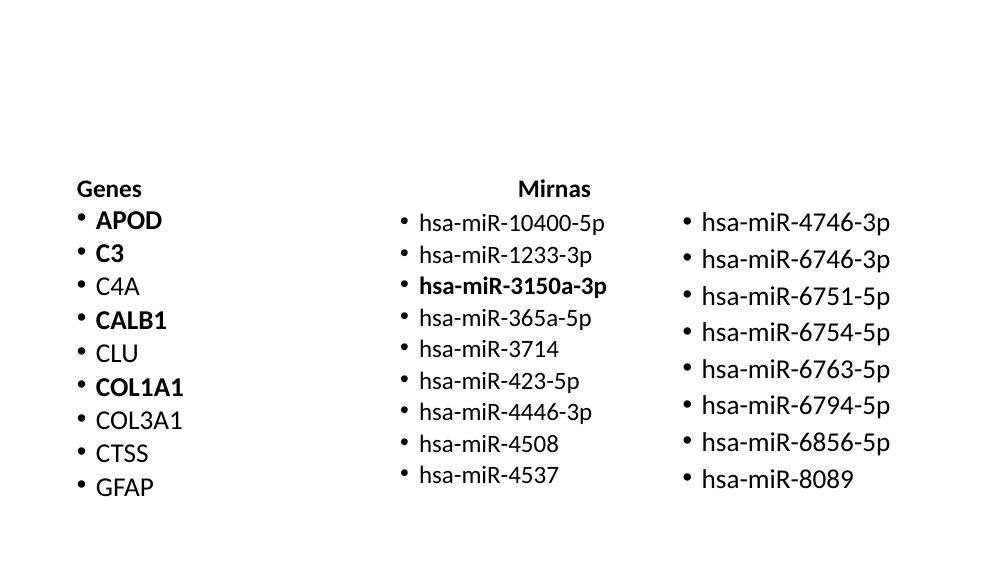
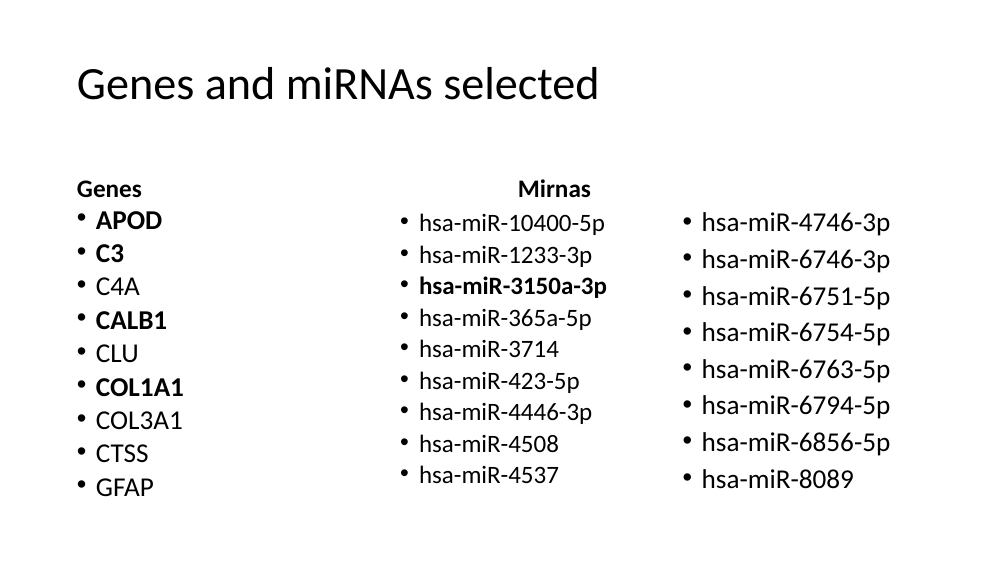
Before and after one commit to GuerreroVazquez/miRNA_small_tools, a slide deck: slide 25 of Presentations/Dryrun.pptx (slide 24 before the commit). Drawn at 1008x567 pixels with LibreOffice and Linux fonts; fonts in the diff are those of the drawing. Boxes give left, top, right and bottom in pixels: in the first picture for what was removed or moved away, otherwise in the second. Text is boxed around its words. In the diff, an @@ line names an element or a change of style, - is before the commit and + after.

```diff
--- a/Presentations/Dryrun.pptx
+++ b/Presentations/Dryrun.pptx
@@ title added at (77,67,599,100), 44 pt, text #000000 @@
+Genes and miRNAs selected
```
Also in this commit, not shown: 8 other slides changed, 17 slides added.
